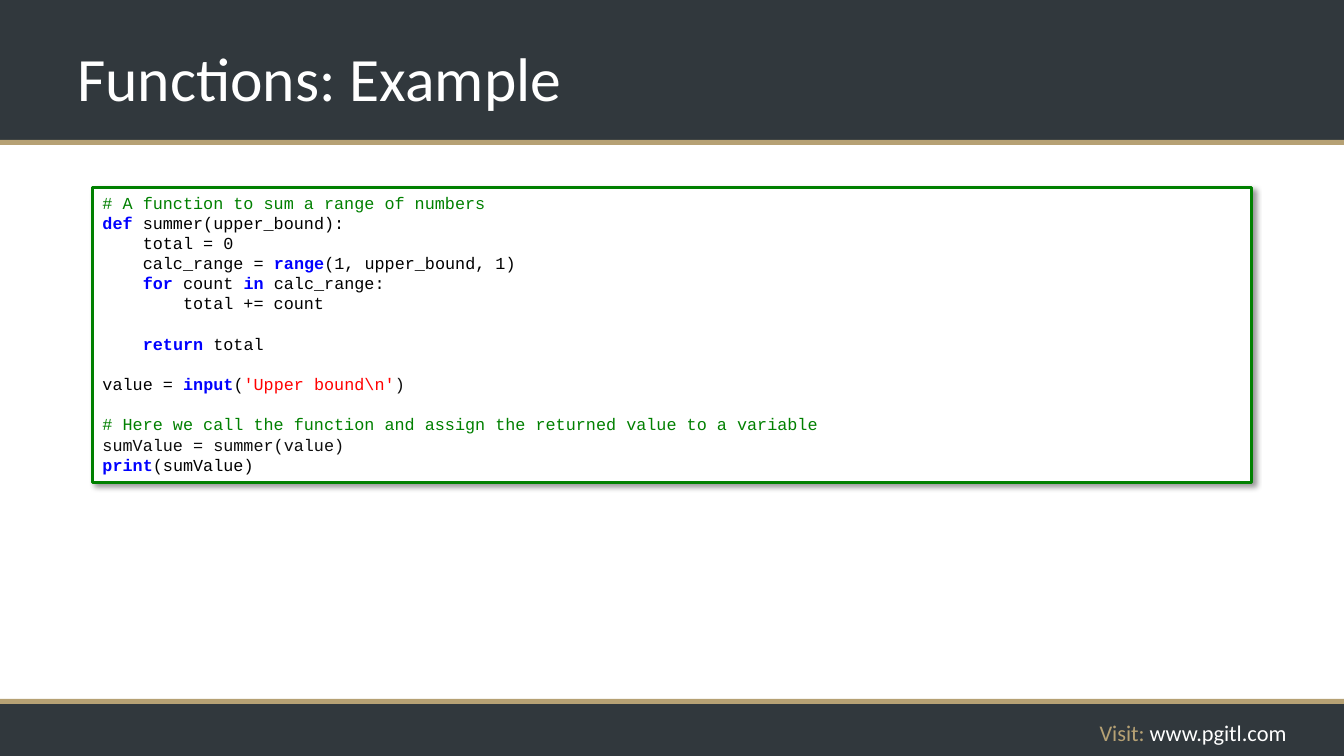
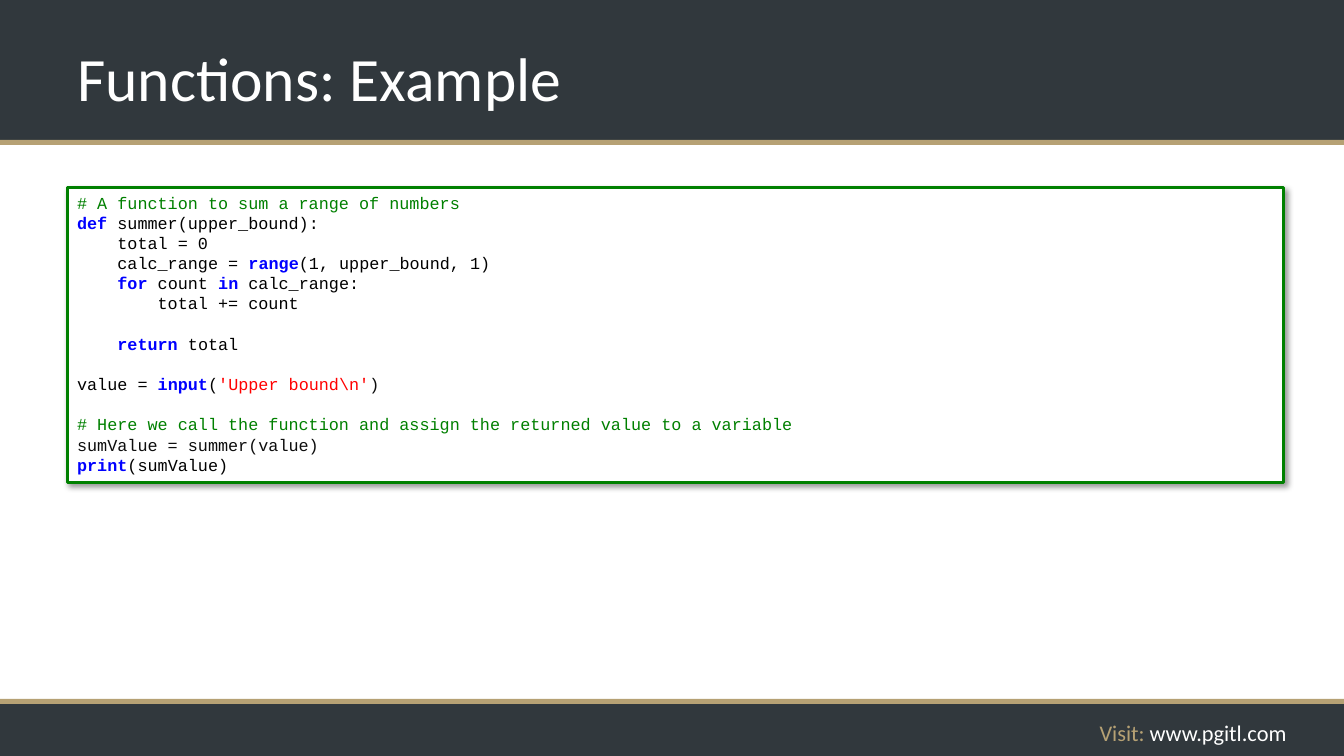
Before and after one commit to rikkouri/project-a, a slide deck: slide 118 of Programming Foundations.pptx. Drawn at 1344x756 pixels with LibreOffice and Linux fonts; fonts in the diff are those of the drawing; background and template pictures are left out. Boxes give left, top, right and bottom in pixels: in the first picture for what was removed or moved away, otherwise in the second. Text is boxed around its words. In the diff, an @@ line names an element or a change of style, - is before the commit and + after.

Commit message:
Code box alignment corrections

```diff
--- a/Programming Foundations.pptx
+++ b/Programming Foundations.pptx
@@ rectangle "# A function to sum ...": place and size @@
-rectangle "# A function to sum ..." at <box>93,188,1252,483</box>
+rectangle "# A function to sum ..." at <box>68,188,1284,483</box>
```
Also in this commit, not shown: 42 other slides changed.
